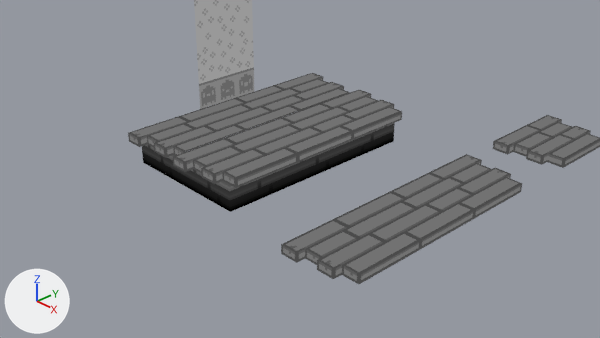
The Blender file Moving Through Mediums/Assets/Dev/Marika/Environment Assets/environment.blend, before and after one commit.
Before and after are seen from the file's camera 'Camera'. Every picture has the same lights, and +X, +Y and +Z are marked at lower left.

Before the edit, the objects in view are built like this:
```python
me_cube_006 = bpy.data.meshes.new('Cube.006')
me_cube_006.from_pydata(...)  # 10 vertices, 4 faces; spans x -0.5..0.5, y -0.5..0.5, z 0.0..0.5
me_cube_006.materials.append(mat_environment_sprites)
me_cube_010 = bpy.data.meshes.new('Cube.010')
me_cube_010.from_pydata(...)  # 8 vertices, 3 faces; spans x -0.5..0.5, y -0.5..0.5, z 0.0..0.125
me_cube_010.materials.append(mat_environment_sprites)
me_cube_011 = bpy.data.meshes.new('Cube.011')
me_cube_011.from_pydata(...)  # 52 vertices, 42 faces; spans x -0.5..0.5, y -0.688..0.688, z 0.0..0.125
me_cube_011.materials.append(mat_environment_sprites)
ob_floor_middle = bpy.data.objects.new('floor.middle', me_cube_006)
ob_floor_middle.location = (0.0, 0.0, 0.0)
ob_platform_1block = bpy.data.objects.new('platform.1block', me_cube_011)
ob_platform_1block.location = (2.0, 3.0, 0.0)
ob_platform_middle = bpy.data.objects.new('platform.middle', me_cube_010)
ob_platform_middle.location = (2.0, 0.0, 0.0)
# also in view: 'platform.R' at (2.0, 1.09, 0.06); 'floor_edge.L_back' at (-1.0, -1.09, 0.25); 'back_wall.002' at (-1.5, 0.0, 2.0); 'platform.L' at (2.0, -1.09, 0.06); 'floor_edge.R' at (0.0, 1.09, 0.25)
```
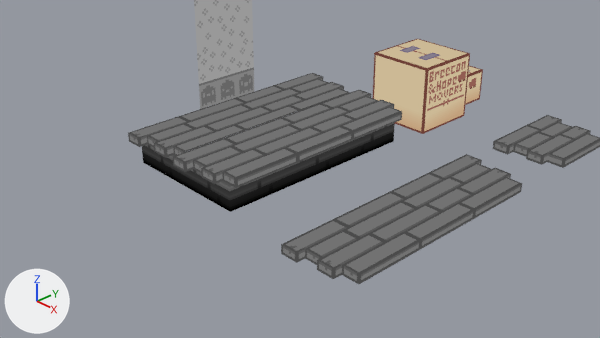
Commit message: Added box assets

Patch to the scene script:
```diff
--- a/Moving Through Mediums/Assets/Dev/Marika/Environment Assets/environment.blend.py
+++ b/Moving Through Mediums/Assets/Dev/Marika/Environment Assets/environment.blend.py
@@ me_cube_002 @@
+me_cube_002.from_pydata(...)  # a box spanning x -0.25..0.25, y -0.25..0.25, z 0.0..0.5
+me_cube_002.materials.append(mat_environment_sprites)
@@ me_cube @@
+me_cube.from_pydata(...)  # a box spanning x -0.5..0.5, y -0.5..0.5, z 0.0..1.0
+me_cube.materials.append(mat_environment_sprites)
@@ ob_small_box @@
+ob_small_box = bpy.data.objects.new('small_box', me_cube_002)
+ob_small_box.location = (0.0, 3.5, 0.0)
@@ ob_big_box @@
+ob_big_box = bpy.data.objects.new('big_box', me_cube)
+ob_big_box.location = (0.0, 2.5, 0.0)
```

Where the change shows, as pixel boxes [x1, y1, x2, y2] in the pictures (600 x 338 px):
'big_box', added
    after: [373, 38, 470, 134]
'small_box', added
    after: [465, 66, 483, 105]
